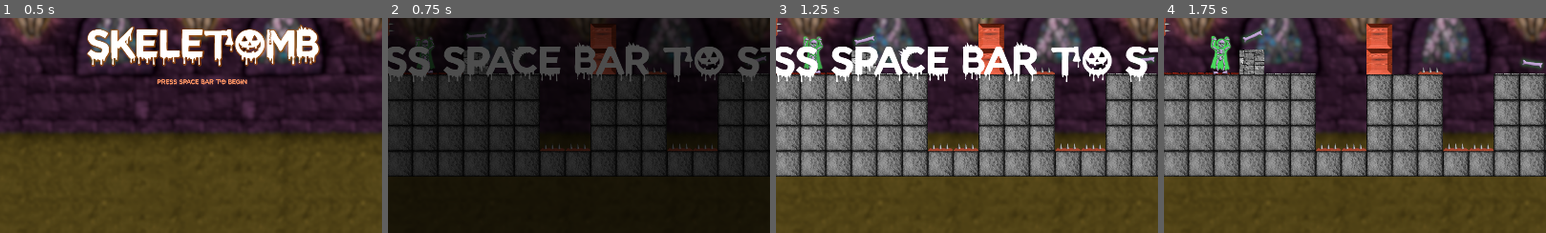
Above: before the commit, frames 1-4 (left to right).
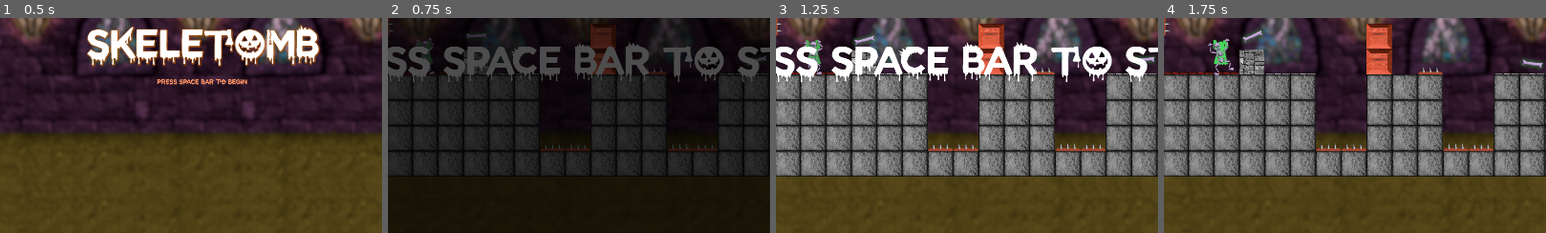
Above: after the commit, the same moments.

Repository: Drew-Wagner/Spectros
Game: Godot game, scene res://scenes/main_menu.tscn
Two runs of this game, one before a commit and one after it. Both use one fixed random seed, a clock stepped at 60 frames per second and the inputs below. Sound files missing from this copy of the repository are replaced by a short silence.
Inputs:
- Up to frame 1 (0.5 s): no input
- Up to frame 2 (0.75 s): click "PRESS SPACE BAR TO BEGIN" at 0.5 s
- Up to frame 3 (1.25 s): no input
- Up to frame 4 (1.75 s): tap Space (toggle) at 1.25, 1.35 s
The pictures show only the part of the screen within x 24-74%, y 40-90%; the shares and areas given below are measured in that part.

Frame 1 is identical in both runs. In frame 2, 0.2% of the frame differs, in the area x 7-13%, y 8-27%; in frame 3, 0.4%; in frame 4, 0.7%, in the area x 11-19%, y 8-27%.

Commit message:
player animation

Diff:
--- a/scenes/main_character.tscn
+++ b/scenes/main_character.tscn
@@ -1,15 +1,26 @@
-[gd_scene load_steps=8 format=3 uid="uid://bxhcsdlxckv2k"]
+[gd_scene load_steps=20 format=3 uid="uid://bxhcsdlxckv2k"]
 
 [ext_resource type="Script" path="res://scripts/main_character.gd" id="1_e7r1n"]
+[ext_resource type="Texture2D" uid="uid://dqnmw4vq8bnkf" path="res://textures/skeleton/0.png" id="2_jyr73"]
 [ext_resource type="Texture2D" uid="uid://8nx1r3rgvjti" path="res://materials/ghost_glow.png" id="2_up3m7"]
-[ext_resource type="Texture2D" uid="uid://bnyja14di3s4j" path="res://materials/skeleton.png" id="3_uknsf"]
+[ext_resource type="Texture2D" uid="uid://cy7373oh4ke64" path="res://textures/skeleton/squelette_animation01.png" id="3_qp1ee"]
+[ext_resource type="Texture2D" uid="uid://c65ebcn282ndf" path="res://textures/skeleton/squelette_animation02.png" id="4_fib3i"]
+[ext_resource type="Texture2D" uid="uid://cmdsd6eb83bqc" path="res://textures/skeleton/squelette_animation03.png" id="5_6m64t"]
+[ext_resource type="Texture2D" uid="uid://burrx2v0akry8" path="res://textures/skeleton/squelette_animation04.png" id="6_w4rbd"]
+[ext_resource type="Texture2D" uid="uid://dg78ih4e3otoj" path="res://textures/skeleton/squelette_animation06.png" id="7_ggge3"]
+[ext_resource type="Texture2D" uid="uid://crjjess4le74g" path="res://textures/skeleton/squelette_animation07.png" id="8_m816j"]
+[ext_resource type="Texture2D" uid="uid://bd8ve1jwe54et" path="res://textures/skeleton/squelette_animation08.png" id="9_xsw0o"]
+[ext_resource type="Texture2D" uid="uid://jvigdiccp4hj" path="res://textures/skeleton/squelette_animation09.png" id="10_ger57"]
+[ext_resource type="Texture2D" uid="uid://ch5r05fh2e4sy" path="res://textures/skeleton/squelette_animation10.png" id="11_u52c4"]
+[ext_resource type="Texture2D" uid="uid://brtqo4c0551po" path="res://textures/skeleton/squelette_animation11.png" id="12_8ro2t"]
+[ext_resource type="Texture2D" uid="uid://b2lud7gujsdfg" path="res://textures/skeleton/squelette_animation12.png" id="13_d2hm4"]
 
 [sub_resource type="Animation" id="Animation_52adl"]
 length = 0.001
 tracks/0/type = "value"
 tracks/0/imported = false
 tracks/0/enabled = true
-tracks/0/path = NodePath("Sprite2D2:modulate")
+tracks/0/path = NodePath("Sprite2D/Ghost:modulate")
 tracks/0/interp = 1
 tracks/0/loop_wrap = true
 tracks/0/keys = {
@@ -21,7 +32,7 @@
 tracks/1/type = "value"
 tracks/1/imported = false
 tracks/1/enabled = true
-tracks/1/path = NodePath("Sprite2D2:scale")
+tracks/1/path = NodePath("Sprite2D/Ghost:scale")
 tracks/1/interp = 1
 tracks/1/loop_wrap = true
 tracks/1/keys = {
@@ -33,7 +44,7 @@
 tracks/2/type = "value"
 tracks/2/imported = false
 tracks/2/enabled = true
-tracks/2/path = NodePath("Sprite2D2:rotation")
+tracks/2/path = NodePath("Sprite2D/Ghost:rotation")
 tracks/2/interp = 1
 tracks/2/loop_wrap = true
 tracks/2/keys = {
@@ -45,7 +56,7 @@
 tracks/3/type = "value"
 tracks/3/imported = false
 tracks/3/enabled = true
-tracks/3/path = NodePath("Sprite2D:rotation")
+tracks/3/path = NodePath("Sprite2D/Skeleton:rotation")
 tracks/3/interp = 1
 tracks/3/loop_wrap = true
 tracks/3/keys = {
@@ -62,7 +73,7 @@
 tracks/0/type = "value"
 tracks/0/imported = false
 tracks/0/enabled = true
-tracks/0/path = NodePath("Sprite2D2:modulate")
+tracks/0/path = NodePath("Sprite2D/Ghost:modulate")
 tracks/0/interp = 1
 tracks/0/loop_wrap = true
 tracks/0/keys = {
@@ -74,7 +85,7 @@
 tracks/1/type = "value"
 tracks/1/imported = false
 tracks/1/enabled = true
-tracks/1/path = NodePath("Sprite2D2:scale")
+tracks/1/path = NodePath("Sprite2D/Ghost:scale")
 tracks/1/interp = 1
 tracks/1/loop_wrap = true
 tracks/1/keys = {
@@ -86,7 +97,7 @@
 tracks/2/type = "value"
 tracks/2/imported = false
 tracks/2/enabled = true
-tracks/2/path = NodePath("Sprite2D2:rotation")
+tracks/2/path = NodePath("Sprite2D/Ghost:rotation")
 tracks/2/interp = 1
 tracks/2/loop_wrap = true
 tracks/2/keys = {
@@ -98,7 +109,7 @@
 tracks/3/type = "value"
 tracks/3/imported = false
 tracks/3/enabled = true
-tracks/3/path = NodePath("Sprite2D:rotation")
+tracks/3/path = NodePath("Sprite2D/Skeleton:rotation")
 tracks/3/interp = 1
 tracks/3/loop_wrap = true
 tracks/3/keys = {
@@ -114,6 +125,50 @@
 "skeleton": SubResource("Animation_kb3wt")
 }
 
+[sub_resource type="SpriteFrames" id="SpriteFrames_qyk05"]
+animations = [{
+"frames": [{
+"duration": 1.0,
+"texture": ExtResource("2_jyr73")
+}, {
+"duration": 1.0,
+"texture": ExtResource("3_qp1ee")
+}, {
+"duration": 1.0,
+"texture": ExtResource("4_fib3i")
+}, {
+"duration": 1.0,
+"texture": ExtResource("5_6m64t")
+}, {
+"duration": 1.0,
+"texture": ExtResource("6_w4rbd")
+}, {
+"duration": 1.0,
+"texture": ExtResource("7_ggge3")
+}, {
+"duration": 1.0,
+"texture": ExtResource("8_m816j")
+}, {
+"duration": 1.0,
+"texture": ExtResource("9_xsw0o")
+}, {
+"duration": 1.0,
+"texture": ExtResource("10_ger57")
+}, {
+"duration": 1.0,
+"texture": ExtResource("11_u52c4")
+}, {
+"duration": 1.0,
+"texture": ExtResource("12_8ro2t")
+}, {
+"duration": 1.0,
+"texture": ExtResource("13_d2hm4")
+}],
+"loop": true,
+"name": &"default",
+"speed": 7.0
+}]
+
 [sub_resource type="RectangleShape2D" id="RectangleShape2D_6lsiv"]
 size = Vector2(32, 88)
 
@@ -127,17 +182,22 @@
 "": SubResource("AnimationLibrary_e6oqd")
 }
 
-[node name="Sprite2D" type="Sprite2D" parent="."]
-z_index = 1
+[node name="Sprite2D" type="Node2D" parent="."]
 position = Vector2(-2.38419e-07, -48)
 rotation = -0.0523599
 scale = Vector2(0.75, 0.75)
-texture = ExtResource("3_uknsf")
+
+[node name="Skeleton" type="AnimatedSprite2D" parent="Sprite2D"]
+z_index = 1
+rotation = -0.0523599
+sprite_frames = SubResource("SpriteFrames_qyk05")
+autoplay = "default"
+frame_progress = 0.553737
 offset = Vector2(0.582909, 0.04953)
 
-[node name="Sprite2D2" type="Sprite2D" parent="."]
+[node name="Ghost" type="Sprite2D" parent="Sprite2D"]
 z_index = -1
-position = Vector2(1, -61)
+position = Vector2(2.23866, -17.2398)
 rotation = -0.0523599
 scale = Vector2(0.75, 0.75)
 texture = ExtResource("2_up3m7")
--- a/scripts/move_and_reflect.gd
+++ b/scripts/move_and_reflect.gd
@@ -2,13 +2,18 @@
 class_name MoveAndReflect
 extends CharacterBody2D
 
-@onready var sprite2D: Sprite2D = $Sprite2D
+@onready var sprite2D: Node2D = $Sprite2D
 
 @export var moveSpeed: float = 32
 @export var isLookingRight: bool = true:
 	set (value):
 		if sprite2D and (isLookingRight && !value or !isLookingRight && value):
-			sprite2D.flip_h = !sprite2D.flip_h
+			if sprite2D.has_method("flip_h"):
+				sprite2D.flip_h = !sprite2D.flip_h
+			else:
+				for child in sprite2D.get_children():
+					if child.has_method("flip_h"):
+						child.flip_h = !child.flip_h
 		isLookingRight = value
 
 # Get the gravity from the project settings to be synced with RigidBody nodes.
Binary file added: textures/skeleton/0.png
Not shown, added: textures/skeleton/0.png.import
Binary file added: textures/skeleton/squelette_animation01.png
Not shown, added: textures/skeleton/squelette_animation01.png.import
Binary file added: textures/skeleton/squelette_animation02.png
Not shown, added: textures/skeleton/squelette_animation02.png.import
Binary file added: textures/skeleton/squelette_animation03.png
Not shown, added: textures/skeleton/squelette_animation03.png.import
Binary file added: textures/skeleton/squelette_animation04.png
Not shown, added: textures/skeleton/squelette_animation04.png.import
Binary file added: textures/skeleton/squelette_animation06.png
Not shown, added: textures/skeleton/squelette_animation06.png.import
(and 12 more such lines)
